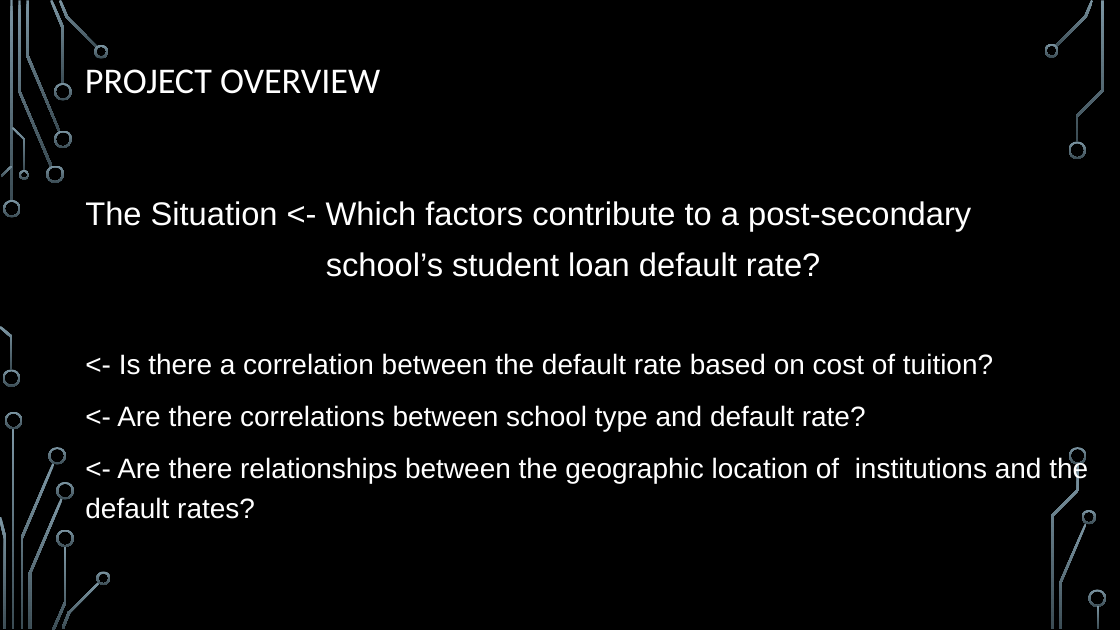
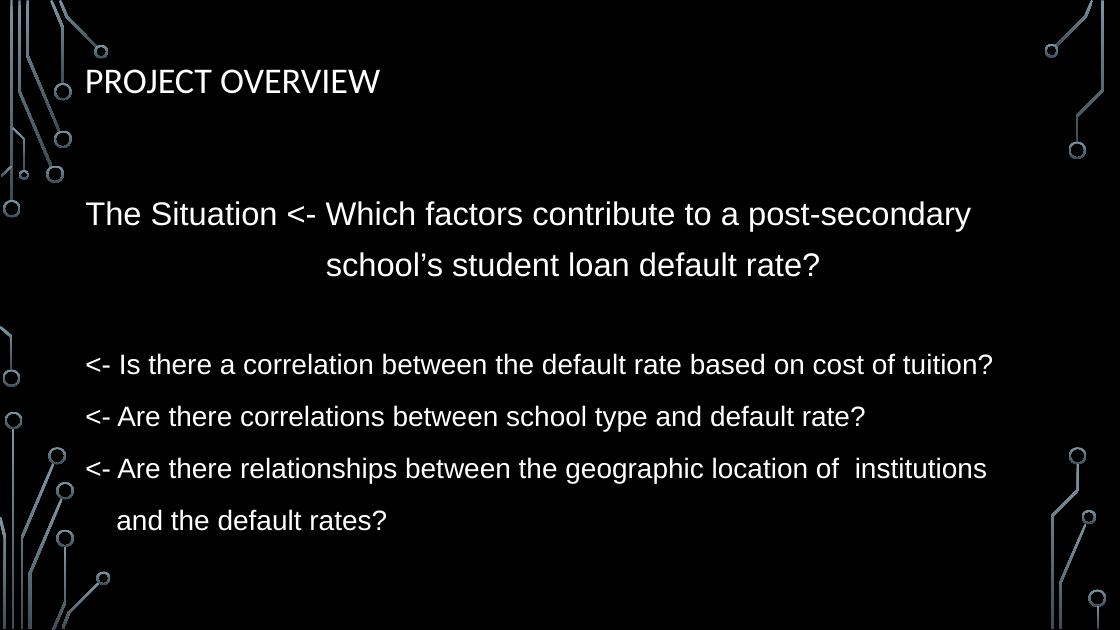
Before and after one commit to matt-pelham/rgang, a slide deck: slide 2 of Default Data Group Project - final version.pptx. Drawn at 1120x630 pixels with LibreOffice and Linux fonts; fonts in the diff are those of the drawing; background and template pictures are left out. Boxes give left, top, right and bottom in pixels: in the first picture for what was removed or moved away, otherwise in the second. Text is boxed around its words. In the diff, an @@ line names an element or a change of style, - is before the commit and + after.

```diff
--- a/Default Data Group Project - final version.pptx
+++ b/Default Data Group Project - final version.pptx
@@ text at [116, 457, 987, 531]: text changed @@
-<- Are there relationships between the geographic location of institutions and the default rates?
+<- Are there relationships between the geographic location of institutions
+and the default rates?
```
Also in this commit, not shown: 1 other slide changed.
